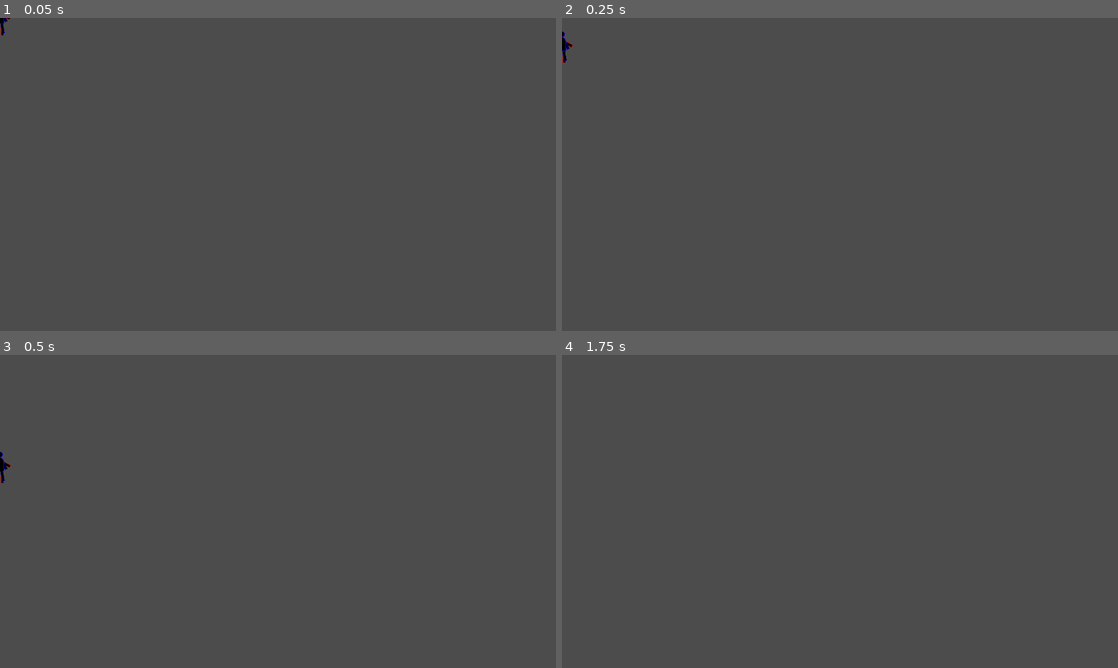
Above: before the commit, frames 1-4 (two rows, left to right).
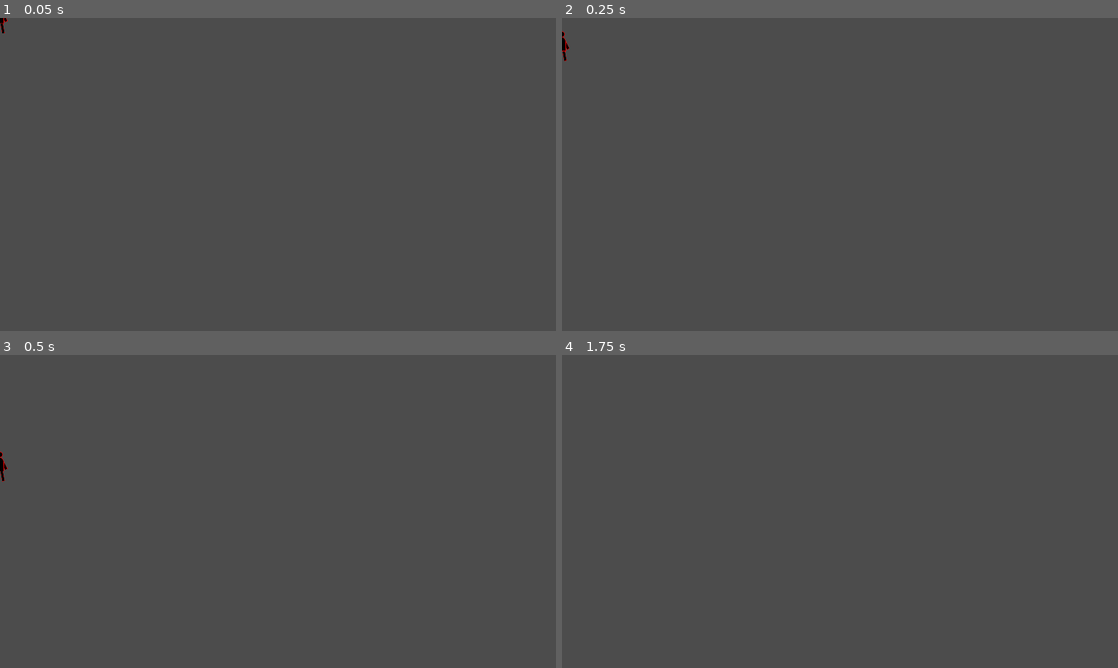
Above: after the commit, the same moments.

Repository: LeonMatthes/SkeleTurn
Game: Godot game, scene res://scenes/Player.tscn
Same seed, same stepped clock (60 frames per second), same inputs: the game is played once before the commit and once after it. The project has no main scene, so this scene is started directly.
Inputs:
- Up to frame 1 (0.05 s): no input
- Up to frame 2 (0.25 s): no input
- Up to frame 3 (0.5 s): no input
- Up to frame 4 (1.75 s): tap Enter at 1.25 s

The runs differ from the first frame. In frame 1, less than 0.1% of the frame differs, in the area x 0-2%, y 0-6%; in frame 2, less than 0.1%, in the area x 0-2%, y 4-15%; in frame 3, less than 0.1%; in frame 4, nothing differs.

Commit message:
Fixed Player1Icon

Diff:
--- a/scenes/Player.tscn
+++ b/scenes/Player.tscn
@@ -24,102 +24,6 @@
 length = 1.0
 loop = true
 step = 0.08
-tracks/0/type = "value"
-tracks/0/path = NodePath("LeftArm:position")
-tracks/0/interp = 1
-tracks/0/loop_wrap = true
-tracks/0/imported = false
-tracks/0/enabled = true
-tracks/0/keys = {
-"times": PoolRealArray( 0, 0.08, 0.16, 0.24, 0.32 ),
-"transitions": PoolRealArray( 1, 1, 1, 1, 1 ),
-"update": 0,
-"values": [ Vector2( -18.5263, -7.29933 ), Vector2( -15.9568, -5.15804 ), Vector2( -13.2207, -3.63534 ), Vector2( -12.8479, -1.43061 ), Vector2( -10.7323, 0.234371 ) ]
-}
-tracks/1/type = "value"
-tracks/1/path = NodePath("RightArm:rotation_degrees")
-tracks/1/interp = 1
-tracks/1/loop_wrap = true
-tracks/1/imported = false
-tracks/1/enabled = true
-tracks/1/keys = {
-"times": PoolRealArray( 0, 0.08, 0.16, 0.24, 0.32 ),
-"transitions": PoolRealArray( 1, 1, 1, 1, 1 ),
-"update": 0,
-"values": [ 28.0, 38.0, 48.0, 58.0, 68.0 ]
-}
-tracks/2/type = "value"
-tracks/2/path = NodePath("RightArm:position")
-tracks/2/interp = 1
-tracks/2/loop_wrap = true
-tracks/2/imported = false
-tracks/2/enabled = true
-tracks/2/keys = {
-"times": PoolRealArray( 0, 0.08, 0.16, 0.24, 0.32 ),
-"transitions": PoolRealArray( 1, 1, 1, 1, 1 ),
-"update": 0,
-"values": [ Vector2( 17.5392, -7.68584 ), Vector2( 15.8262, -5.75868 ), Vector2( 13.6373, -3.56981 ), Vector2( 12.7966, -1.51575 ), Vector2( 10.3568, -0.100354 ) ]
-}
-tracks/3/type = "value"
-tracks/3/path = NodePath("LeftArm:rotation_degrees")
-tracks/3/interp = 1
-tracks/3/loop_wrap = true
-tracks/3/imported = false
-tracks/3/enabled = true
-tracks/3/keys = {
-"times": PoolRealArray( 0, 0.08, 0.16, 0.24, 0.32 ),
-"transitions": PoolRealArray( 1, 1, 1, 1, 1 ),
-"update": 0,
-"values": [ -28.0, -38.0, -48.0, -58.0, -68.0 ]
-}
-tracks/4/type = "value"
-tracks/4/path = NodePath("LeftLeg:rotation_degrees")
-tracks/4/interp = 1
-tracks/4/loop_wrap = true
-tracks/4/imported = false
-tracks/4/enabled = true
-tracks/4/keys = {
-"times": PoolRealArray( 0, 0.08, 0.16, 0.24, 0.32 ),
-"transitions": PoolRealArray( 1, 1, 1, 1, 1 ),
-"update": 0,
-"values": [ 0.0, 8.0, 16.0, 24.0, 30.0 ]
-}
-tracks/5/type = "value"
-tracks/5/path = NodePath("LeftLeg:position")
-tracks/5/interp = 1
-tracks/5/loop_wrap = true
-tracks/5/imported = false
-tracks/5/enabled = true
-tracks/5/keys = {
-"times": PoolRealArray( 0, 0.08, 0.16, 0.24, 0.32 ),
-"transitions": PoolRealArray( 1, 1, 1, 1, 1 ),
-"update": 0,
-"values": [ Vector2( -8.5, 37 ), Vector2( -9.9989, 36.7859 ), Vector2( -11.5816, 36.5904 ), Vector2( -12.3588, 36.6294 ), Vector2( -14.9504, 37.0966 ) ]
-}
-tracks/6/type = "value"
-tracks/6/path = NodePath("RightLeg:position")
-tracks/6/interp = 1
-tracks/6/loop_wrap = true
-tracks/6/imported = false
-tracks/6/enabled = true
-tracks/6/keys = {
-"times": PoolRealArray( 0, 0.08, 0.16, 0.24, 0.32 ),
-"transitions": PoolRealArray( 1, 1, 1, 1, 1 ),
-"update": 0,
-"values": [ Vector2( 8.5, 37 ), Vector2( 9.14238, 37 ), Vector2( 11.0137, 37 ), Vector2( 11.8449, 37 ), Vector2( 14.0624, 37.6424 ) ]
-}
-tracks/7/type = "value"
-tracks/7/path = NodePath("RightLeg:rotation_degrees")
-tracks/7/interp = 1
-tracks/7/loop_wrap = true
-tracks/7/imported = false
-tracks/7/enabled = true
-tracks/7/keys = {
-"times": PoolRealArray( 0, 0.08, 0.16, 0.24, 0.32 ),
-"transitions": PoolRealArray( 1, 1, 1, 1, 1 ),
-"update": 0,
-"values": [ 0.0, -8.0, -16.0, -24.0, -30.0 ]
-}
 
 [sub_resource type="Animation" id=3]
 
@@ -127,102 +31,6 @@
 length = 0.56
 loop = true
 step = 0.08
-tracks/0/type = "value"
-tracks/0/path = NodePath("LeftArm:position")
-tracks/0/interp = 1
-tracks/0/loop_wrap = true
-tracks/0/imported = false
-tracks/0/enabled = true
-tracks/0/keys = {
-"times": PoolRealArray( 0, 0.08, 0.16, 0.24, 0.32, 0.4, 0.48, 0.56 ),
-"transitions": PoolRealArray( 1, 1, 1, 1, 1, 1, 1, 1 ),
-"update": 0,
-"values": [ Vector2( -10.7323, 0.234371 ), Vector2( -12.8479, -1.43061 ), Vector2( -13.2207, -3.63534 ), Vector2( -15.9568, -5.15804 ), Vector2( -18.5263, -7.29933 ), Vector2( -15.9568, -5.15804 ), Vector2( -13.2207, -3.63534 ), Vector2( -12.8479, -1.43061 ) ]
-}
-tracks/1/type = "value"
-tracks/1/path = NodePath("RightArm:rotation_degrees")
-tracks/1/interp = 1
-tracks/1/loop_wrap = true
-tracks/1/imported = false
-tracks/1/enabled = true
-tracks/1/keys = {
-"times": PoolRealArray( 0, 0.08, 0.16, 0.24, 0.32, 0.4, 0.48, 0.56 ),
-"transitions": PoolRealArray( 1, 1, 1, 1, 1, 1, 1, 1 ),
-"update": 0,
-"values": [ 68.0, 58.0, 48.0, 38.0, 28.0, 38.0, 48.0, 58.0 ]
-}
-tracks/2/type = "value"
-tracks/2/path = NodePath("RightArm:position")
-tracks/2/interp = 1
-tracks/2/loop_wrap = true
-tracks/2/imported = false
-tracks/2/enabled = true
-tracks/2/keys = {
-"times": PoolRealArray( 0, 0.08, 0.16, 0.24, 0.32, 0.4, 0.48, 0.56 ),
-"transitions": PoolRealArray( 1, 1, 1, 1, 1, 1, 1, 1 ),
-"update": 0,
-"values": [ Vector2( 10.3568, -0.100354 ), Vector2( 12.7966, -1.51575 ), Vector2( 13.6373, -3.56981 ), Vector2( 15.8262, -5.75868 ), Vector2( 17.5392, -7.68584 ), Vector2( 15.8262, -5.75868 ), Vector2( 13.6373, -3.56981 ), Vector2( 12.7966, -1.51575 ) ]
-}
-tracks/3/type = "value"
-tracks/3/path = NodePath("LeftArm:rotation_degrees")
-tracks/3/interp = 1
-tracks/3/loop_wrap = true
-tracks/3/imported = false
-tracks/3/enabled = true
-tracks/3/keys = {
-"times": PoolRealArray( 0, 0.08, 0.16, 0.24, 0.32, 0.4, 0.48, 0.56 ),
-"transitions": PoolRealArray( 1, 1, 1, 1, 1, 1, 1, 1 ),
-"update": 0,
-"values": [ -68.0, -58.0, -48.0, -38.0, -28.0, -38.0, -48.0, -58.0 ]
-}
-tracks/4/type = "value"
-tracks/4/path = NodePath("LeftLeg:rotation_degrees")
-tracks/4/interp = 1
-tracks/4/loop_wrap = true
-tracks/4/imported = false
-tracks/4/enabled = true
-tracks/4/keys = {
-"times": PoolRealArray( 0, 0.08, 0.16, 0.24, 0.32, 0.4, 0.48, 0.56 ),
-"transitions": PoolRealArray( 1, 1, 1, 1, 1, 1, 1, 1 ),
-"update": 0,
-"values": [ 0.0, 8.0, 16.0, 24.0, 30.0, 24.0, 16.0, 8.0 ]
-}
-tracks/5/type = "value"
-tracks/5/path = NodePath("LeftLeg:position")
-tracks/5/interp = 1
-tracks/5/loop_wrap = true
-tracks/5/imported = false
-tracks/5/enabled = true
-tracks/5/keys = {
-"times": PoolRealArray( 0, 0.08, 0.16, 0.24, 0.32, 0.4, 0.48, 0.56 ),
-"transitions": PoolRealArray( 1, 1, 1, 1, 1, 1, 1, 1 ),
-"update": 0,
-"values": [ Vector2( -8.5, 37 ), Vector2( -9.9989, 36.7859 ), Vector2( -11.5816, 36.5904 ), Vector2( -12.3588, 36.6294 ), Vector2( -14.9504, 37.0966 ), Vector2( -12.3588, 36.6294 ), Vector2( -11.5816, 36.5904 ), Vector2( -9.9989, 36.7859 ) ]
-}
-tracks/6/type = "value"
-tracks/6/path = NodePath("RightLeg:position")
-tracks/6/interp = 1
-tracks/6/loop_wrap = true
-tracks/6/imported = false
-tracks/6/enabled = true
-tracks/6/keys = {
-"times": PoolRealArray( 0, 0.08, 0.16, 0.24, 0.32, 0.4, 0.48, 0.56 ),
-"transitions": PoolRealArray( 1, 1, 1, 1, 1, 1, 1, 1 ),
-"update": 0,
-"values": [ Vector2( 8.5, 37 ), Vector2( 9.14238, 37 ), Vector2( 11.0137, 37 ), Vector2( 11.8449, 37 ), Vector2( 14.0624, 37.6424 ), Vector2( 11.8449, 37 ), Vector2( 11.0137, 37 ), Vector2( 9.14238, 37 ) ]
-}
-tracks/7/type = "value"
-tracks/7/path = NodePath("RightLeg:rotation_degrees")
-tracks/7/interp = 1
-tracks/7/loop_wrap = true
-tracks/7/imported = false
-tracks/7/enabled = true
-tracks/7/keys = {
-"times": PoolRealArray( 0, 0.08, 0.16, 0.24, 0.32, 0.4, 0.48, 0.56 ),
-"transitions": PoolRealArray( 1, 1, 1, 1, 1, 1, 1, 1 ),
-"update": 0,
-"values": [ 0.0, -8.0, -16.0, -24.0, -30.0, -24.0, -16.0, -8.0 ]
-}
 
 [sub_resource type="Animation" id=4]
 
@@ -355,50 +163,7 @@
 
 [node name="Player1Icon" type="Node2D" parent="." index="1"]
 
-visible = false
-
-[node name="Head" type="Sprite" parent="Player1Icon" index="0"]
-
-position = Vector2( 0.36717, -38.242 )
-texture = ExtResource( 2 )
-_sections_unfolded = [ "Offset", "Transform" ]
-
-[node name="Body" type="Sprite" parent="Player1Icon" index="1"]
-
-position = Vector2( 0.36717, -6.04877 )
-z_index = 1
-texture = ExtResource( 3 )
-_sections_unfolded = [ "Z Index" ]
-
-[node name="LeftArm" type="Sprite" parent="Player1Icon" index="2"]
-
-position = Vector2( -13.1858, -3.42868 )
-rotation = -0.854118
-texture = ExtResource( 4 )
-_sections_unfolded = [ "Region", "Transform" ]
-
-[node name="RightArm" type="Sprite" parent="Player1Icon" index="3"]
-
-position = Vector2( 13.5585, -3.37727 )
-rotation = 0.854118
-texture = ExtResource( 5 )
-_sections_unfolded = [ "Transform" ]
-
-[node name="LeftLeg" type="Sprite" parent="Player1Icon" index="4"]
-
-position = Vector2( -11.4332, 36.6087 )
-rotation = 0.266165
-texture = ExtResource( 6 )
-_sections_unfolded = [ "Transform" ]
-
-[node name="RightLeg" type="Sprite" parent="Player1Icon" index="5"]
-
-position = Vector2( 10.8383, 37 )
-rotation = -0.266165
-texture = ExtResource( 7 )
-_sections_unfolded = [ "Transform", "Visibility", "Z Index" ]
-
-[node name="AnimationPlayer" type="AnimationPlayer" parent="Player1Icon" index="6"]
+[node name="AnimationPlayer" type="AnimationPlayer" parent="Player1Icon" index="0"]
 
 root_node = NodePath("..")
 autoplay = "Moving"
@@ -410,7 +175,56 @@
 blend_times = [  ]
 _sections_unfolded = [ "Playback Options" ]
 
+[node name="Head" type="Sprite" parent="Player1Icon" index="1"]
+
+position = Vector2( 0.36717, -38.242 )
+scale = Vector2( 1, 1 )
+texture = ExtResource( 2 )
+_sections_unfolded = [ "Offset", "Transform" ]
+
+[node name="Body" type="Sprite" parent="Player1Icon" index="2"]
+
+position = Vector2( 0.36717, -6.04877 )
+scale = Vector2( 1, 1 )
+z_index = 1
+texture = ExtResource( 3 )
+_sections_unfolded = [ "Z Index" ]
+
+[node name="LeftArm" type="Sprite" parent="Player1Icon" index="3"]
+
+position = Vector2( -11.5695, -7.06303 )
+rotation = -1.10181
+scale = Vector2( 1, 1 )
+texture = ExtResource( 4 )
+_sections_unfolded = [ "Region", "Transform" ]
+
+[node name="RightArm" type="Sprite" parent="Player1Icon" index="4"]
+
+position = Vector2( 13.0912, -6.11168 )
+rotation = 1.10181
+scale = Vector2( 1, 1 )
+texture = ExtResource( 5 )
+_sections_unfolded = [ "Transform" ]
+
+[node name="LeftLeg" type="Sprite" parent="Player1Icon" index="5"]
+
+position = Vector2( -8.81673, 30.5201 )
+rotation = 0.176787
+scale = Vector2( 1, 1 )
+texture = ExtResource( 6 )
+_sections_unfolded = [ "Transform" ]
+
+[node name="RightLeg" type="Sprite" parent="Player1Icon" index="6"]
+
+position = Vector2( 8.75667, 30.6227 )
+rotation = -0.176787
+scale = Vector2( 1, 1 )
+texture = ExtResource( 7 )
+_sections_unfolded = [ "Transform", "Visibility", "Z Index" ]
+
 [node name="Player2Icon" type="Node2D" parent="." index="2"]
+
+visible = false
 
 [node name="Head" type="Sprite" parent="Player2Icon" index="0"]
 
